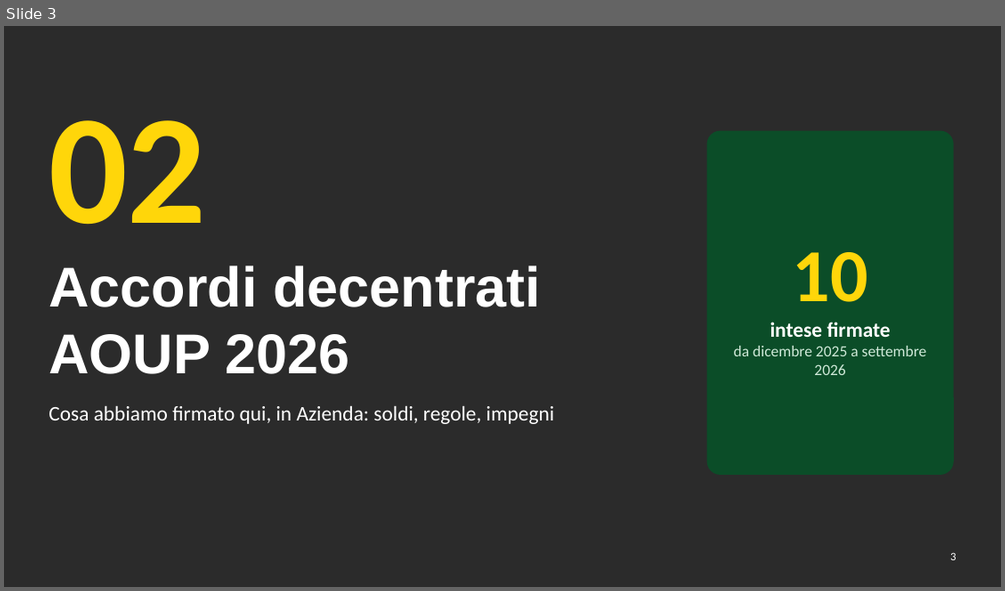
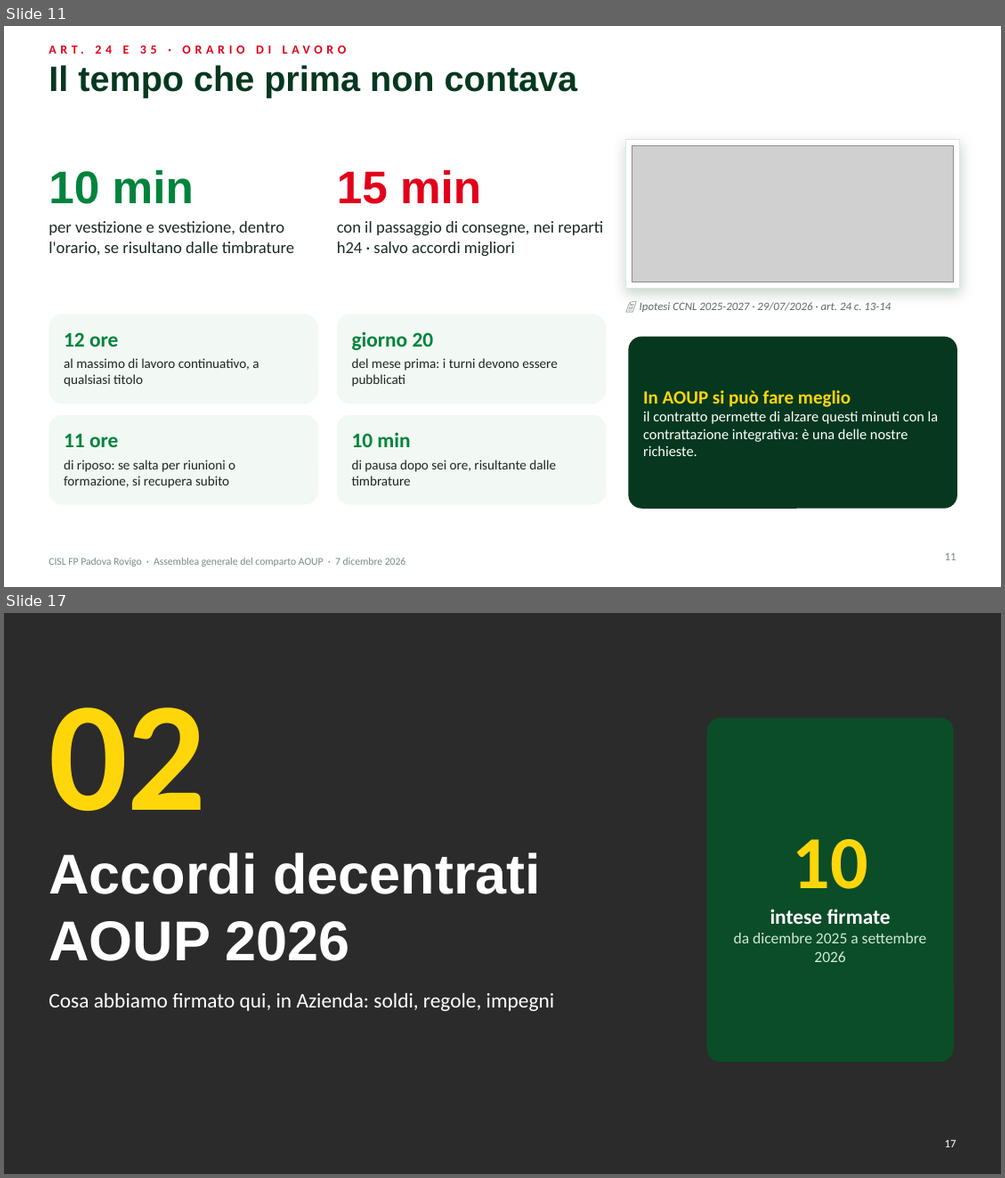
Before and after one commit to aki1806-droid/Prove, a slide deck: produzione/assemblea-2026-12-07/slide/assemblea-2026-12-07.pptx. Shown one above the other, each under a label of ours: slide 3 before the commit, slides 11 and 17 after it; the slides between them are not shown. The pictures are 1005x591 and 1005x1178 pixels, drawn with LibreOffice and Linux fonts; fonts in the diff are those of the drawing; grey boxes stand for pictures; background and template pictures are left out; a plain dark background stands for a picture behind light text. Boxes give left, top, right and bottom in pixels: in the first picture for what was removed or moved away, otherwise in the second. Text is boxed around its words. In the diff, an @@ line names an element or a change of style, - is before the commit and + after.

```diff
--- a/produzione/assemblea-2026-12-07/slide/assemblea-2026-12-07.pptx
+++ b/produzione/assemblea-2026-12-07/slide/assemblea-2026-12-07.pptx
@@ slide 11 added at [4,26,1001,587], background #FFFFFF @@
@@ text added at [123,46,129,54], 12 pt, text #E2001A, bold @@
+ART. 24 E 35 · ORARIO DI LAVORO
@@ title added at [48,65,578,97], 34 pt, text #06381F, bold @@
+Il tempo che prima non contava
@@ rectangle added at [626,140,960,289], fill #FFFFFF, outline #D9EADD 1 pt @@
@@ picture added at [632,145,954,282] @@
@@ text added at [48,169,194,204], 44 pt, text #00843D, bold @@
+10 min
@@ text added at [337,169,481,204], 44 pt, text #E2001A, bold @@
+15 min
@@ text added at [48,221,294,255], 16 pt, text #1B2A22 @@
+per vestizione e svestizione, dentro l'orario, se risultano dalle timbrature
@@ text added at [337,221,603,256], 16 pt, text #1B2A22 @@
+con il passaggio di consegne, nei reparti h24 · salvo accordi migliori
@@ rounded rectangle added at [48,313,318,403], fill #F2F8F3 @@
@@ rounded rectangle added at [337,313,606,403], fill #F2F8F3 @@
@@ text added at [639,302,890,312], 11 pt, text #5B6B62, italic @@
+📄 Ipotesi CCNL 2025-2027 · 29/07/2026 · art. 24 c. 13-14
@@ text added at [64,332,118,346], 20 pt, text #00843D, bold @@
+12 ore
@@ text added at [352,331,434,350], 20 pt, text #00843D, bold @@
+giorno 20
@@ rounded rectangle added at [629,337,957,508], fill #06381F @@
@@ text added at [64,358,259,386], 13 pt, text #1B2A22 @@
+al massimo di lavoro continuativo, a qualsiasi titolo
@@ text added at [352,358,558,386], 13 pt, text #1B2A22 @@
+del mese prima: i turni devono essere pubblicati
@@ text added at [643,390,938,456], 14 pt, text #FFFFFF @@
+In AOUP si può fare meglio
+il contratto permette di alzare questi minuti con la contrattazione integrativa: è una delle nostre richieste.
@@ rounded rectangle added at [48,415,318,505], fill #F2F8F3 @@
@@ rounded rectangle added at [337,415,606,505], fill #F2F8F3 @@
@@ text added at [64,434,118,447], 20 pt, text #00843D, bold @@
+11 ore
@@ text added at [352,432,410,447], 20 pt, text #00843D, bold @@
+10 min
@@ text added at [64,459,235,488], 13 pt, text #1B2A22 @@
+di riposo: se salta per riunioni o formazione, si recupera subito
@@ text added at [352,459,556,485], 13 pt, text #1B2A22 @@
+di pausa dopo sei ore, risultante dalle timbrature
@@ text added at [48,557,406,566], 10 pt, text #7A8B81 @@
+CISL FP Padova Rovigo · Assemblea generale del comparto AOUP · 7 dicembre 2026
@@ page number added at [945,553,956,560], 11 pt, text #7A8B81 @@
+11
@@ what was slide 3 is now slide 17 @@
@@ page number at [945,1139,956,1147]: text changed @@
-3
+17
```
Also in this commit, not shown: 2 slides changed, 13 other slides added, 20 other files.
